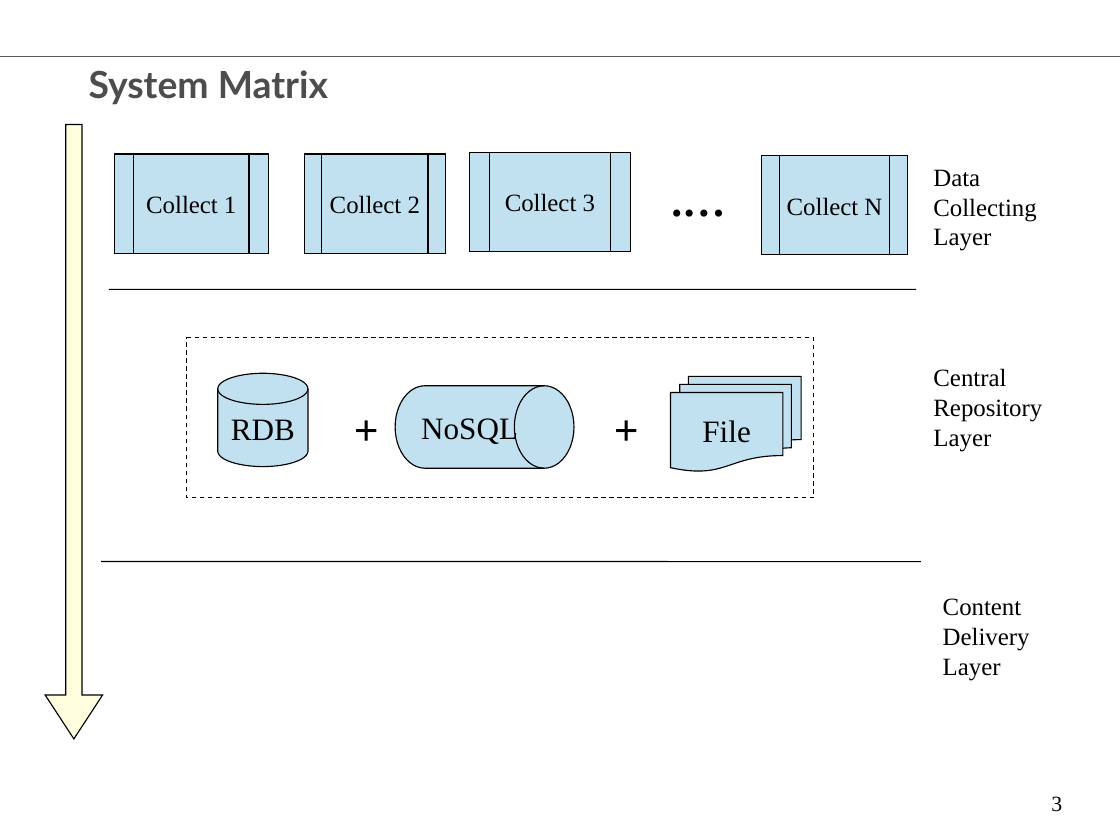
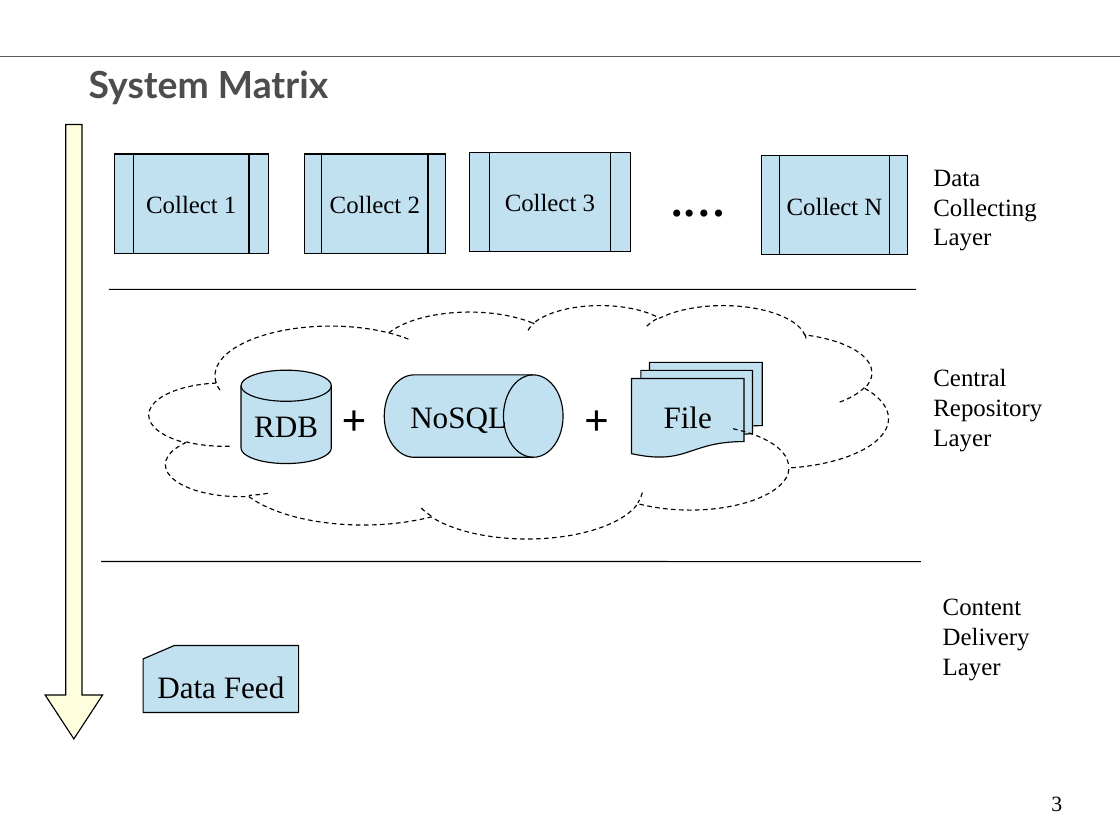
Before and after one commit to chenglx/myenv, a slide deck: slide 3 of Equity Data Technology Vision.ppt. Drawn at 1120x840 pixels with LibreOffice and Linux fonts; fonts in the diff are those of the drawing; background and template pictures are left out. Boxes give left, top, right and bottom in pixels: in the first picture for what was removed or moved away, otherwise in the second. Text is boxed around its words. In the diff, an @@ line names an element or a change of style, - is before the commit and + after.

```diff
--- a/Equity Data Technology Vision.ppt
+++ b/Equity Data Technology Vision.ppt
@@ freeform shape added at (149, 305, 888, 538), outline #000000 0.74 pt dashed @@
@@ rectangle removed at (187, 337, 814, 497) @@
@@ cylinder "RDB": place and size @@
-cylinder "RDB" at (217, 373, 308, 466)
+cylinder "RDB" at (241, 371, 332, 464)
@@ text "+": place and size @@
-text "+" at (337, 396, 394, 460)
+text "+" at (325, 385, 382, 449)
@@ flow chart magnetic drum "NoSQL": place and size @@
-flow chart magnetic drum "NoSQL" at (395, 385, 575, 468)
+flow chart magnetic drum "NoSQL" at (384, 375, 563, 458)
@@ text "+": place and size @@
-text "+" at (597, 396, 654, 460)
+text "+" at (568, 385, 625, 449)
@@ flow chart multidocument "File": place and size @@
-flow chart multidocument "File" at (671, 376, 802, 472)
+flow chart multidocument "File" at (632, 363, 763, 458)
@@ flow chart punched card added at (143, 645, 299, 712), fill #C2E1F0, outline #000000 0.74 pt, 20 pt, text #000000 @@
+Data Feed
```
Also in this commit, not shown: 19 other slides changed.
